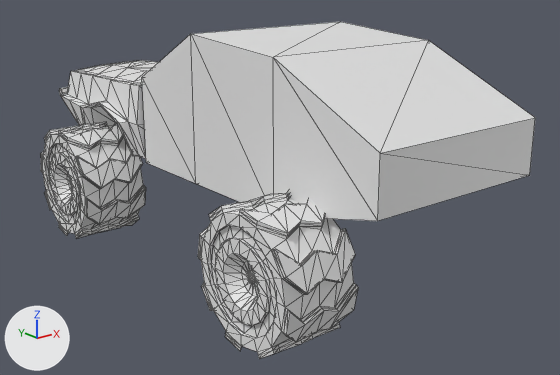
The glTF model CarWar gamejam.glb: old version first, new version second.
Camera for both pictures: a 50 mm camera at (-3.55, -5.01, 2.22) aimed at (0.1, -0.44, 0.39). Arrows for +X, +Y and +Z are at lower left; the lights stay in place. Mesh edges are drawn as thin lines on the coarser meshes. Vertices at the same position are counted once.

The older version as bpy lines, for what is in view:
```python
me_cube = bpy.data.meshes.new('Cube')
me_cube.from_pydata(...)  # 16 vertices, 28 faces; spans x -1.48..1.48, y -4.4..1.0, z -1.0..1.27
me_cube_002 = bpy.data.meshes.new('Cube.002')
me_cube_002.from_pydata(...)  # 123 vertices, 210 faces; spans x -1.1..0.0, y -1.2..1.12, z -1.01..1.09
me_cylinder = bpy.data.meshes.new('Cylinder')
me_cylinder.from_pydata(...)  # 514 vertices, 1024 faces; spans x -1.1..1.1, y -1.1..1.1, z -1.0..1.03
ob_cube = bpy.data.objects.new('Cube', me_cube)
ob_cube.location = (0.0, -0.214, 1.046)
ob_cube.scale = (0.467, 0.467, 0.467)
ob_front_chassi = bpy.data.objects.new('Front Chassi', me_cube_002)
ob_front_chassi.location = (0.0, 1.158, 0.887)
ob_front_chassi.scale = (0.74, 0.74, 0.324)
ob_front_wheel = bpy.data.objects.new('Front Wheel', me_cylinder)
ob_front_wheel.location = (-0.88, 0.856, 0.342)
ob_front_wheel.rotation_euler = (0.0, 1.571, 0.0)  # degrees (0, 90, 0)
ob_front_wheel.scale = (0.416, 0.416, 0.256)
ob_front_wheel_001 = bpy.data.objects.new('Front Wheel.001', me_cylinder)
ob_front_wheel_001.location = (-0.88, -1.619, 0.342)
ob_front_wheel_001.rotation_euler = (0.0, 1.571, 0.0)  # degrees (0, 90, 0)
ob_front_wheel_001.scale = (0.416, 0.416, 0.256)
```
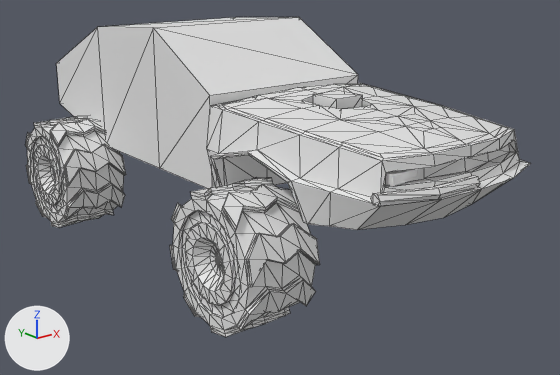
Location of each change, (x1, y1, x2, y2) in pixels of the pictures (560 x 375 px):
'Cube', moved, turned, rescaled
    before: (142, 22, 535, 221)
    after: (56, 17, 358, 188)
'Front Chassi', reshaped, moved, turned, rescaled
    before: (61, 60, 159, 159)
    after: (207, 83, 531, 230)
'Front Wheel.001', reshaped, moved, turned, rescaled
    before: (198, 192, 358, 359)
    after: (25, 116, 126, 227)
'Front Wheel', moved, turned, rescaled
    before: (41, 122, 146, 239)
    after: (170, 177, 320, 337)
part 1 of me_cube_002, added
    after: (298, 83, 531, 216)
'Cylinder.002', unchanged, uncovered by the edit
    before: (59, 87, 68, 96)
    after: (370, 176, 480, 206)

The change, as a diff of the scene's bpy script:
```diff
--- a/CarWar gamejam.glb.py
+++ b/CarWar gamejam.glb.py
@@ me_cube_002 @@
 # used by ob_front_chassi; location = (0.0, 1.158, 0.887); scale = (0.74, 0.74, 0.324)
-me_cube_002.from_pydata(...)  # 123 vertices, 210 faces; spans x -1.1..0.0, y -1.2..1.12, z -1.01..1.09
+me_cube_002.from_pydata(...)  # 212 vertices, 420 faces; spans x -1.1..1.1, y -1.2..1.12, z -1.01..1.09
+# me_cube_002 part 1
+# 84 vertices are added at x 0.11..1.09, y -1.2..1.1, z -0.95..1.04
+# 5 new vertices lie (0.1, 0.01, -0.01) away from vertices in x 0.86..1.0, y -1.0..0.47, z -0.78..0.32
+# 210 new faces join them
@@ me_cylinder_003 @@
+me_cylinder_003.from_pydata(...)  # 1028 vertices, 2048 faces; spans x -1.1..1.1, y -1.1..1.1, z -1.0..7.89
@@ ob_front_wheel @@
 ob_front_wheel = bpy.data.objects.new('Front Wheel', me_cylinder)
-ob_front_wheel.location = (-0.88, 0.856, 0.342)
-ob_front_wheel.rotation_euler = (0.0, 1.571, 0.0)  # degrees (0, 90, 0)
-ob_front_wheel.scale = (0.416, 0.416, 0.256)
+ob_front_wheel.location = (-0.88, -1.281, 0.342)
+ob_front_wheel.rotation_euler = (0.0, -1.571, 0.0)  # degrees (0, -90, 0)
+ob_front_wheel.scale = (-0.416, -0.416, -0.256)
@@ ob_front_chassi @@
 ob_front_chassi = bpy.data.objects.new('Front Chassi', me_cube_002)
-ob_front_chassi.location = (0.0, 1.158, 0.887)
-ob_front_chassi.scale = (0.74, 0.74, 0.324)
+ob_front_chassi.location = (0.0, -1.583, 0.887)
+ob_front_chassi.rotation_euler = (0.0, -3.142, 0.0)  # degrees (0, -180, 0)
+ob_front_chassi.scale = (-0.74, -0.74, -0.324)
@@ ob_cube @@
 ob_cube = bpy.data.objects.new('Cube', me_cube)
-ob_cube.location = (0.0, -0.214, 1.046)
-ob_cube.scale = (0.467, 0.467, 0.467)
+ob_cube.location = (0.0, -0.21, 1.046)
+ob_cube.rotation_euler = (0.0, -3.142, 0.0)  # degrees (0, -180, 0)
+ob_cube.scale = (-0.467, -0.467, -0.467)
@@ ob_front_wheel_001 @@
-ob_front_wheel_001 = bpy.data.objects.new('Front Wheel.001', me_cylinder)
-ob_front_wheel_001.location = (-0.88, -1.619, 0.342)
-ob_front_wheel_001.rotation_euler = (0.0, 1.571, 0.0)  # degrees (0, 90, 0)
-ob_front_wheel_001.scale = (0.416, 0.416, 0.256)
+ob_front_wheel_001 = bpy.data.objects.new('Front Wheel.001', me_cylinder_003)
+ob_front_wheel_001.location = (-0.88, 1.195, 0.342)
+ob_front_wheel_001.rotation_euler = (0.0, -1.571, 0.0)  # degrees (0, -90, 0)
+ob_front_wheel_001.scale = (-0.416, -0.416, -0.256)
```
